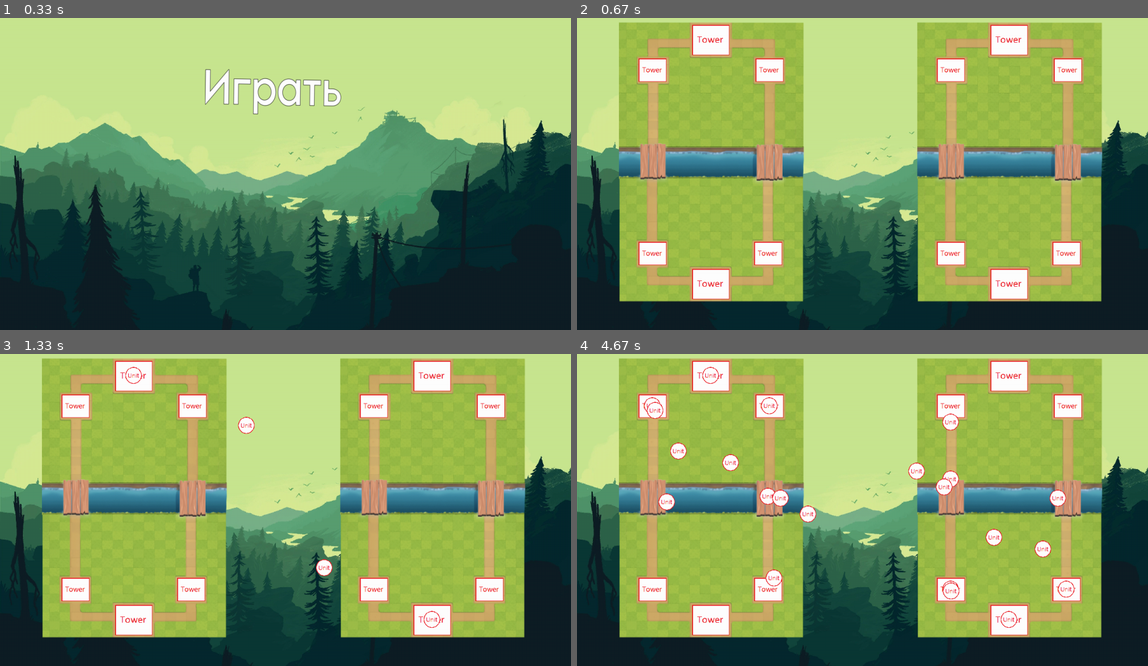
Above: before the commit, frames 1-4 (two rows, left to right).
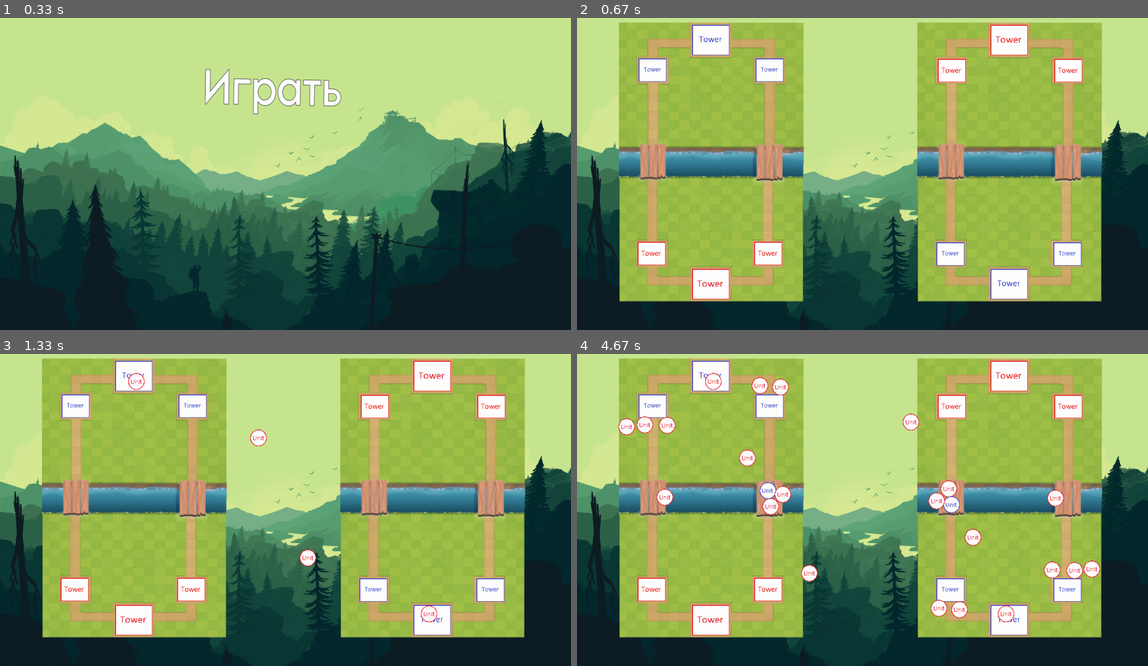
Above: after the commit, the same moments.

Repository: amenshekow/PygameProject
Game: pygame game, started from app.py
The game is run twice, just before and just after one commit, with the same random seed, the same clock (stepped at 60 frames per second) and the same inputs.
Inputs (mouse positions are in pixels of both pictures, inside the frame that each line leads up to):
- Up to frame 1 (0.33 s): no input
- Up to frame 2 (0.67 s): click (851, 89) at 0.38 s
- Up to frame 3 (1.33 s): click (342, 575) at 0.72 s; click (137, 382) at 1.05 s
- Up to frame 4 (4.67 s): right-click (868, 538) at 1.38 s; click (862, 541) at 1.75 s; click (771, 394) at 2.22 s; click (645, 428) at 2.55 s; click (685, 460) at 2.88 s; click (993, 422) at 3.22 s; click (696, 481) at 3.55 s; click (1016, 538) at 3.88 s; click (771, 397) at 4.22 s; click (1062, 497) at 4.55 s

Frame 1 is identical in both runs. In frame 2, 1.2% of the frame differs, in the area x 10-89%, y 2-91%; in frame 3, 1.8%; in frame 4, 5.2%, in the area x 7-92%, y 2-91%.

Commit message:
Изменение подхода к синхронизации полей и физика столкновения объектов

Diff:
--- a/app.py
+++ b/app.py
@@ -2,6 +2,7 @@
 import os
 import sys
 
+from random import randint
 
 size = width, height = 1225, 700
 screen = pygame.display.set_mode(size)
@@ -27,7 +28,7 @@
 # Зеркальные координаты для другого поля
 
 def invert(pos):
-    return width - pos[0], height - pos[1] - 10
+    return width - pos[0] - 11, height - pos[1] - 20
 
 
 #Задний фон игры
@@ -110,18 +111,19 @@
 # Базовый класс для юнитов
 
 class Unit(pygame.sprite.Sprite):
-    def __init__(self, size, pos, image_p, attack_r, power, hp, speed, all_sprites, user, field):
-        super().__init__()
-        self.all_sprites = all_sprites
+    def __init__(self, size, pos, image_p, attack_r, visual_r, power, hp, speed, units_sprites, user):
+        super().__init__(units_sprites)
+        self.units_sprites = units_sprites
         self.image = load_image(image_p, colorkey='black')
         self.image = pygame.transform.scale(self.image, size)
+        self.mask = pygame.mask.from_surface(self.image)
         self.rect = self.image.get_rect()
         self.rect.centerx = pos[0]
         self.rect.centery = pos[1]
         self.pos = pos
-        self.field = field
 
         self.attack_r = attack_r
+        self.visual_r = visual_r
         self.power = power
         self.hp = hp
         self.speed = speed
@@ -134,41 +136,96 @@
         self.targeting()
         self.moving()
 
-    # Движение к цели
+    # Движение к цели и столкновения
 
     def moving(self):
         if self.speed != 0:
             if self.temp_target_pos:
                 self.target_pos = self.temp_target_pos
-            dx = self.target_pos[0] - self.rect.centerx
-            dy = self.target_pos[1] - self.rect.centery
-            d = (dx ** 2 + dy ** 2) ** 0.5
-            if d > 0:
-                dx /= d
-                dy /= d
-                self.rect.x += dx * self.speed
-                self.rect.y += dy * self.speed
+
+            # Список объектов, с которыми есть накладывание масок
+            collide_list = [spr for spr in pygame.sprite.spritecollide(self, self.units_sprites, False)
+                            if self.mask.overlap(spr.mask, (spr.rect.x - self.rect.x - 3, spr.rect.y - self.rect.y - 3))
+                            and spr != self]
+
+            # Физика отталкивания от препятствия
+
+            if collide_list:
+                for el in collide_list:
+                    if self != el.target:
+                        dx = el.pos[0] - self.rect.centerx
+                        dy = el.pos[1] - self.rect.centery
+                        d = (dx ** 2 + dy ** 2) ** 0.5
+                        if d != 0:
+                            dx /= d
+                            dy /= d
+                            if el == self.target:
+                                dx, dy = -dx, -dy
+                            else:
+                                if self.pos[0] == el.pos[0] and self.target not in collide_list:
+                                    dx += 1
+                                elif self.pos[1] == el.pos[1] and self.target not in collide_list:
+                                    dy += 1
+                                if self.pos[0] > el.pos[0]:
+                                    dx -= randint(1, 3)
+                                if self.pos[0] < el.pos[0]:
+                                    dx += randint(1, 3)
+                                if self.pos[1] > el.pos[1]:
+                                    dy += randint(1, 3)
+                                if self.pos[1] < el.pos[1]:
+                                    dy -= randint(1, 3)
+                                dx, dy = -dx, dy
+                            self.rect.x += dx * self.speed
+                            self.rect.y += dy * self.speed
+                            self.pos = (self.rect.centerx, self.rect.centery)
+
+            # Движение к цели
+
+            if not pygame.sprite.collide_mask(self, self.target):
+                dx = self.target_pos[0] - self.rect.centerx
+                dy = self.target_pos[1] - self.rect.centery
+                d = (dx ** 2 + dy ** 2) ** 0.5
+                if d > 0 or self.temp_target_pos:
+                    dx /= d
+                    dy /= d
+                    self.rect.x += dx * self.speed
+                    self.rect.y += dy * self.speed
+                    self.pos = (self.rect.centerx, self.rect.centery)
+
+        # Отрисовка второго поля (изображение дублируется)
+        screen.blit(self.image, invert((self.rect.right, self.rect.bottom)))
 
     # Определение цели
 
     def targeting(self):
-        # Если цели нет, то цель по умолчанию - ближайшая башня
+        nearest_target = None
+        nearest_target_pos = (-1000, -1000)
+        nearest_tower = None
+        nearest_tower_pos = (-1000, -1000)
+
         if not self.target or type(self.target) == Tower:
-            for el in self.all_sprites:
-                if type(el) == Tower and el.user != self.user and el.field == self.field:
-                    if self.distance(self.pos, el.pos) < self.distance(self.pos, self.target_pos):
-                        self.target = el
-                        self.target_pos = self.target.pos
-        self.target_pos = self.target.pos
+            for el in self.units_sprites:
+                if el.user != self.user:
+                    if type(el) == Tower:
+                        if self.distance(self.pos, el.pos) < self.distance(self.pos, nearest_tower_pos):
+                            nearest_tower = el
+                            nearest_tower_pos = el.pos
+                    if self.distance(self.pos, el.pos) < self.visual_r:
+                        if self.distance(self.pos, el.pos) < self.distance(self.pos, nearest_target_pos):
+                            nearest_target = el
+                            nearest_target_pos = el.pos
+            if nearest_target == nearest_tower or not nearest_target:
+                self.target = nearest_tower
+                self.target_pos = nearest_tower_pos
+            else:
+                self.target = nearest_target
+                self.target_pos = nearest_target_pos
 
         # Если цель на другой стороне поля, необходимо пройти через ближайший мост (временная цель)
         if type(self) != Tower:
             bridges = [(160, 325), (410, 325)]
             temp_list = [self.rect.centery, self.target.pos[1]]
-            if self.field == 2:
-
-                bridges = [(802, 325), (1050, 325)]
-            if self.user != self.field:
+            if self.user == 2:
                 temp_list = temp_list[::-1]
             if temp_list[0] > 325 > temp_list[1]:
                 self.temp_target_pos = (-1000, -1000)
@@ -184,21 +241,19 @@
 
 
 class Tower(Unit):
-    def __init__(self, pos, all_sprites, user, field, image_p='Test_tower.png', size=(60, 50)):
-        super().__init__(size, pos, image_p, 10, 15, 100, 0, all_sprites, user, field)
+    def __init__(self, pos, units_sprites, user, image_for_test='Test_tower.png', size=(60, 50)):
+        super().__init__(size, pos, image_for_test, 10, 15, 10, 100, 0, units_sprites, user)
         self.pos = pos
         self.user = user
-        self.field = field
 
 
 # Тестовый юнит ближнего боя
 
 class Melee(Unit):
-    def __init__(self, pos, attack_r, power, hp, speed, all_sprites, user, field):
-        super().__init__((60, 50), pos, 'Test_unit.png', attack_r, power, hp, speed, all_sprites, user, field)
+    def __init__(self, pos, attack_r, visual_r, power, hp, speed, units_sprites, user, image_for_test='Test_unit.png'):
+        super().__init__((60, 50), pos, image_for_test, attack_r, visual_r, power, hp, speed, units_sprites, user)
         self.pos = pos
         self.user = user
-        self.field = field
 
 
 
@@ -230,8 +285,7 @@
 #Создание игрового поля в начале игры
 def game():
     all_sprites = pygame.sprite.Group()
-    # user1_sprites = pygame.sprite.Group()
-    # user2_sprites = pygame.sprite.Group() # Как вариант, можно в будущем при необходимости ввести
+    units_sprites = pygame.sprite.Group()
     a = Back()
     all_sprites.add(a)
     user1 = Field()
@@ -244,23 +298,15 @@
 
     # Башни 1 поля (1 и 2 игрок)
 
-    all_sprites.add(Tower((162, 536), all_sprites, 1, 1))
-    all_sprites.add(Tower((410, 536), all_sprites, 1, 1))
-    all_sprites.add(Tower((287, 601), all_sprites, 1, 1, size=(80, 65)))
-
-    all_sprites.add(Tower((162, 143), all_sprites, 2, 1))
-    all_sprites.add(Tower((413, 143), all_sprites, 2, 1))
-    all_sprites.add(Tower((287, 78), all_sprites, 2, 1, size=(80, 65)))
+    all_sprites.add(Tower((160, 536), units_sprites, 1))
+    all_sprites.add(Tower((410, 536), units_sprites, 1))
+    all_sprites.add(Tower((287, 601), units_sprites, 1, size=(80, 65)))
+
+    all_sprites.add(Tower((162, 143), units_sprites, 2, image_for_test='Test_tower_2.png'))
+    all_sprites.add(Tower((413, 143), units_sprites, 2, image_for_test='Test_tower_2.png'))
+    all_sprites.add(Tower((287, 78), units_sprites, 2, image_for_test='Test_tower_2.png', size=(80, 65)))
 
     # Башни 2 поля (1 и 2 игрок)
-
-    all_sprites.add(Tower((802, 143), all_sprites, 1, 2))
-    all_sprites.add(Tower((1053, 143), all_sprites, 1, 2))
-    all_sprites.add(Tower((927, 78), all_sprites, 1, 2, size=(80, 65)))
-
-    all_sprites.add(Tower((802, 536), all_sprites, 2, 2))
-    all_sprites.add(Tower((1050, 536), all_sprites, 2, 2))
-    all_sprites.add(Tower((927, 601), all_sprites, 2, 2, size=(80, 65)))
 
     running = True
     while running:
@@ -271,14 +317,13 @@
                 # Для тестов: ЛКМ - спавн юнита игрока 1, ПКМ - юнита игрока 2
                 # Создание сначала оригинального юнита, затем его клона на другом поле
                 if event.button == 1:
-                    all_sprites.add(Melee(event.pos, 10, 10, 10, 1, all_sprites, 1, 1))
-                    all_sprites.add(Melee(invert(event.pos), 10, 10, 10, 1, all_sprites, 1, 2))
+                    all_sprites.add(Melee(event.pos, 1, 100, 10, 10, 2, units_sprites, 1))
                 elif event.button == 3:
-                    all_sprites.add(Melee(event.pos, 10, 10, 10, 1, all_sprites, 2, 2))
-                    all_sprites.add(Melee(invert(event.pos), 10, 10, 10, 1, all_sprites, 2, 1))
+                    all_sprites.add(Melee(invert(event.pos), 1, 100, 10, 10, 2, units_sprites, 2, image_for_test='Test_unit_2.png'))
+        all_sprites.draw(screen)
         all_sprites.update()
-        all_sprites.draw(screen)
         pygame.display.flip()
+        clock.tick(60)
 
 
 
@@ -296,4 +341,5 @@
     running = True
     MYEVENTTYPE = pygame.USEREVENT + 1
     pygame.time.set_timer(MYEVENTTYPE, 50)
+    clock = pygame.time.Clock()
     menu()
Binary file added: data/Test_tower_2.png
Binary file added: data/Test_unit_2.png
